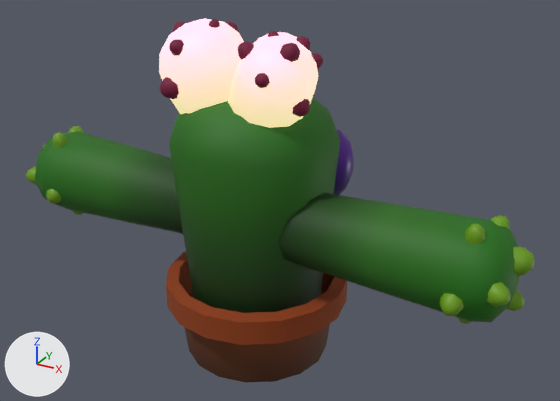
Renders of the glTF model BaseFramework 3D/Asset/Models/Enemy/Cactas/Cactas.gltf from each side of a commit.
Before and after are seen from a 50 mm camera at (1.259, -2.114, 1.65) aimed at (0.078, 0.033, 0.577). Lighting does not change. The marker at lower left points along +X, +Y and +Z. The older version comes first.

The older version as bpy lines, for what is in view:
```python
mat_emission = principled_material('Emission')
mat_emission.texture = img_albedo
mat_emission.emission_color = (0.799, 0.753, 0.356)  # beige #e7e1a1
mat_emission.emission_strength = 1.0
me_cactus = bpy.data.meshes.new('Cactus')
me_cactus.from_pydata(...)  # 1651 vertices, 2806 faces; spans x -0.95..0.95, y -0.33..0.33, z 0.0..1.2
# faces by material slot: [2491, 315]
me_cactus.materials.append(mat_pbr_default)
me_cactus.materials.append(mat_emission)  # picture img_albedo, glowing beige #e7e1a1
ob_cactus = bpy.data.objects.new('Cactus', me_cactus)
ob_cactus.location = (0.0, 0.0, 0.0)
```
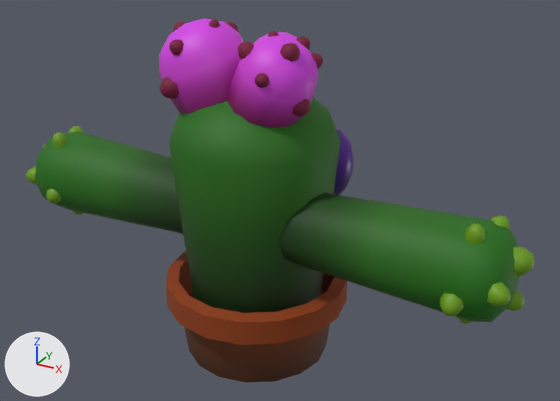
Changed parts and their boxes [x1, y1, x2, y2] in the pictures (560 x 401 px):
```json
{"object": "Cactus", "change": "recoloured, surface changed", "before": [159, 18, 321, 137], "after": [159, 18, 321, 137], "on screen": "darker"}
```

The change, as JSON lines over the scene's bpy script:
```json
{"op": "remove", "block": "mat_emission", "code": "mat_emission.emission_color = (0.799, 0.753, 0.356)  # beige #e7e1a1"}
{"op": "remove", "block": "mat_emission", "code": "mat_emission.emission_strength = 1.0"}
```
